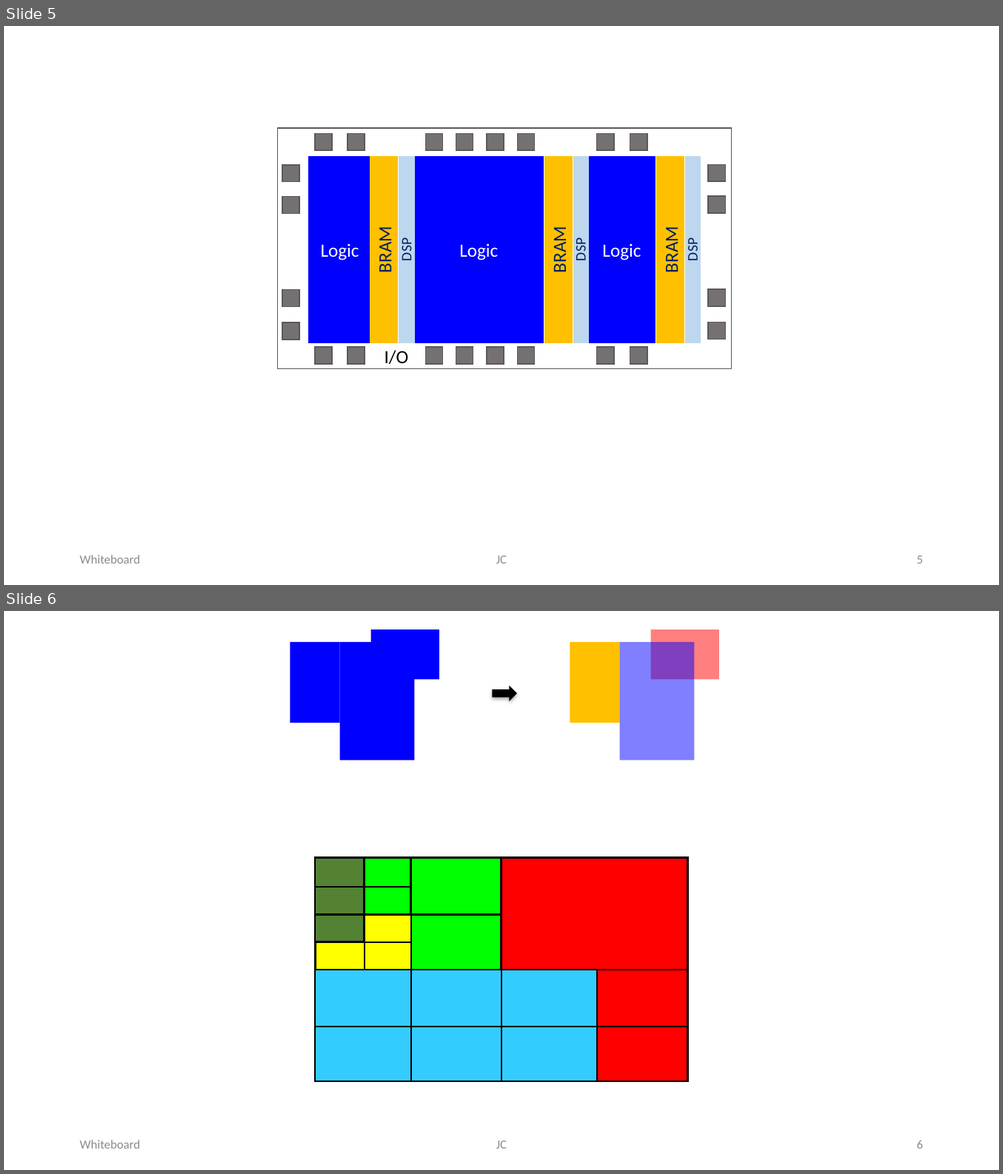
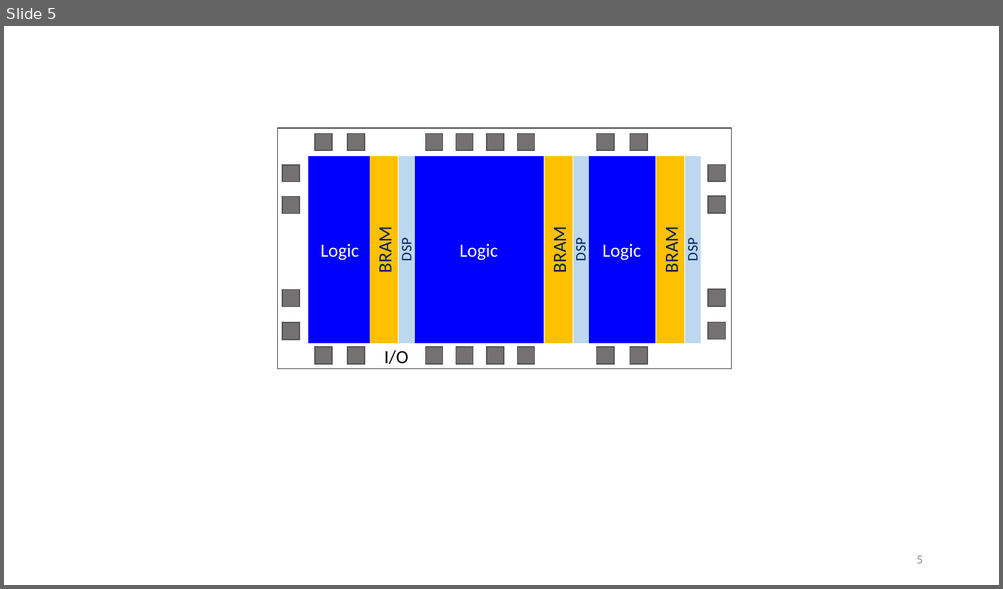
Before and after one commit to jordicf/FRAME, a slide deck: doc/Floorplan_picts.pptx. Shown one above the other, each under a label of ours: slides 5 and 6 before the commit, slide 5 after it. The pictures are 1003x1174 and 1003x589 pixels, drawn with LibreOffice and Linux fonts; fonts in the diff are those of the drawing. Boxes give left, top, right and bottom in pixels: in the first picture for what was removed or moved away, otherwise in the second. Text is boxed around its words. In the diff, an @@ line names an element or a change of style, - is before the commit and + after.

```diff
--- a/doc/Floorplan_picts.pptx
+++ b/doc/Floorplan_picts.pptx
@@ slide 6 removed at <box>4,611,999,1170</box>, background #FFFFFF @@
@@ group removed at <box>290,629,720,760</box>: 6 rectangles, 1 right arrow @@
@@ group removed at <box>315,858,688,1082</box>: 11 lines, 9 rectangles @@
@@ text removed at <box>79,1140,139,1149</box> @@
-Whiteboard
@@ text removed at <box>496,1141,506,1149</box> @@
-JC
@@ page number removed at <box>916,1141,922,1149</box> @@
-6
@@ slide 5 changed as well @@
@@ text removed at <box>79,555,139,564</box> @@
-Whiteboard
@@ text removed at <box>496,556,506,564</box> @@
-JC
```
Also in this commit, not shown: 10 other slides changed, 2 slides added, 1 other file.
